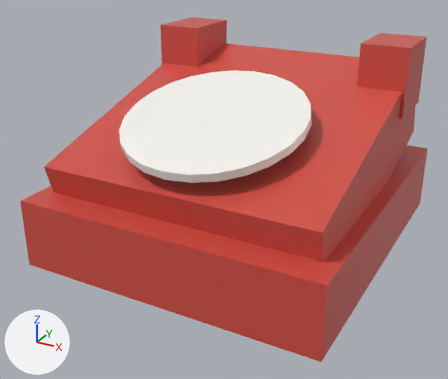
The glTF model assets/models/apartment/phone_base.glb as it was, and as the next commit left it.
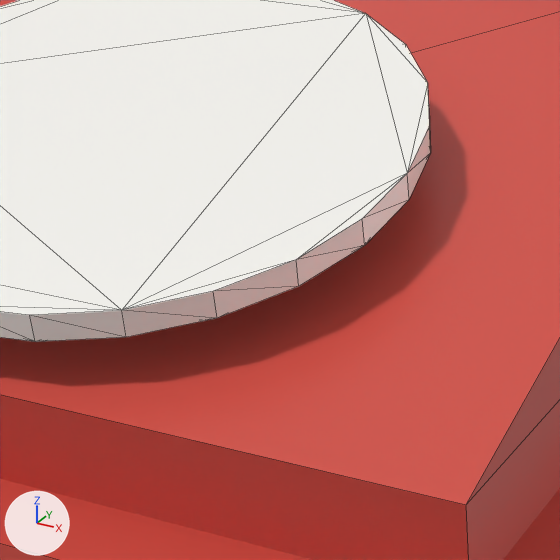
Old and new are each drawn whole from a camera (50 mm lens) standing at (0.1968, -0.3901, 0.2268) and looking at (-0.0071, -0.0194, 0.0415) and again close up on the part from 40% to 78% of the width and 21% to 66% of the height. Arrows for +X, +Y and +Z are at lower left; the lights stay in place. The last two pictures show the newer version. The close-ups show mesh edges as thin lines. Vertices at exactly the same position are counted once.

Before the edit, the objects in view are built like this:
```python
me_cube_009 = bpy.data.meshes.new('Cube.009')
me_cube_009.from_pydata(...)  # 80 vertices, 140 faces; spans x -0.11..0.11, y -0.12..0.12, z 0.0..0.145
# faces by material slot: [48, 92]
me_cube_009.materials.append(mat_phonered)  # red #d35045
me_cube_009.materials.append(mat_white)  # white #f7f6f1
ob_phonebase = bpy.data.objects.new('PhoneBase', me_cube_009)
ob_phonebase.location = (0.0, 0.0, 0.0)
```
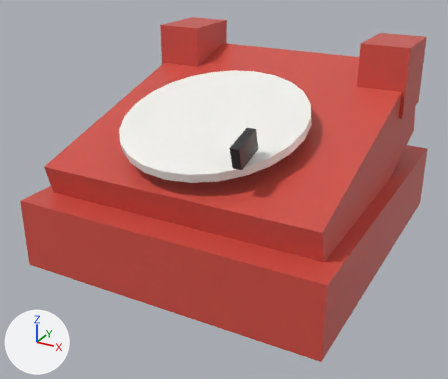
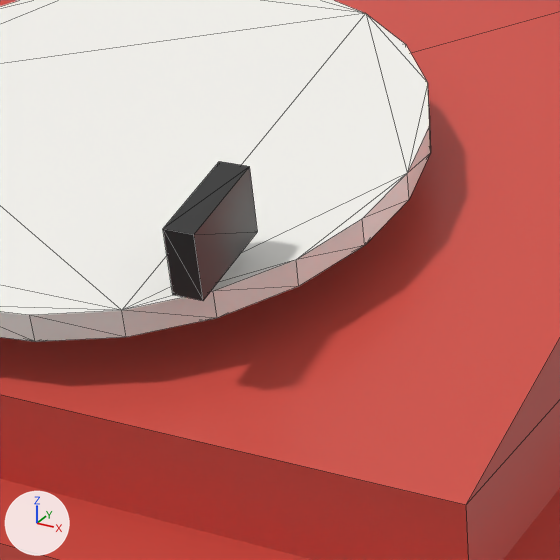
What changed in the scene script:
```text
Add mat_black:
    mat_black = principled_material('Black')
    mat_black.base_color = (0.03, 0.03, 0.03)  # dark grey #303030
    mat_black.roughness = 0.3
Change me_cube_009:
    used by ob_phonebase; location = (0.0, 0.0, 0.0)
    verts and faces of me_cube_009; kept vertices keep their numbers, new ones are numbered from 80
    remove me_cube_009.from_pydata(...)  # 80 vertices, 140 faces; spans x -0.11..0.11, y -0.12..0.12, z 0.0..0.145
    add me_cube_009.from_pydata(...)  # 88 vertices, 152 faces; spans x -0.11..0.11, y -0.12..0.12, z 0.0..0.145
    me_cube_009 part 1
    add verts[80] = (0.042, -0.099, 0.095)  # pixel (172, 294)
    add verts[81] = (0.042, -0.102, 0.109)  # pixel (162, 228)
    add verts[82] = (0.042, -0.077, 0.101)
    add verts[83] = (0.042, -0.081, 0.115)  # pixel (219, 161)
    add for new, old in zip([*range(84, 88)], [*range(80, 84)]): verts[new] = verts[old] + (0.006, 0.0, 0.0)
    add faces += [(80, 81, 83), (80, 83, 82), (82, 83, 87), (82, 87, 86), (85, 86, 87), (84, 86, 85)]  # mat_black (dark grey #303030)
    add faces += [(81, 84, 85), (80, 84, 81), (82, 86, 84), (80, 82, 84), (81, 87, 83), (81, 85, 87)]  # mat_black (dark grey #303030)
    add me_cube_009.materials.append(mat_black)  # dark grey #303030
```

Changed parts and their boxes (x1, y1, x2, y2) in the close-ups (560 x 560 px):
part 1 of me_cube_009, added: after (163, 161, 258, 301)
